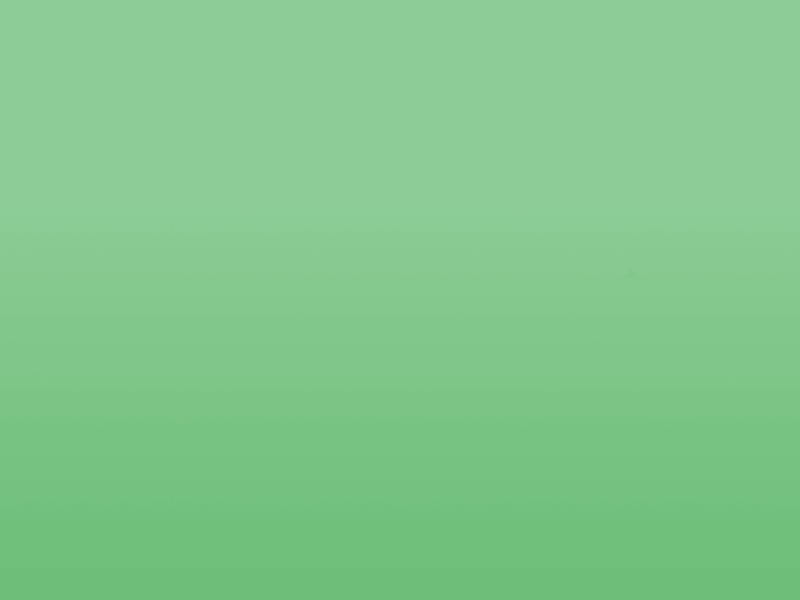
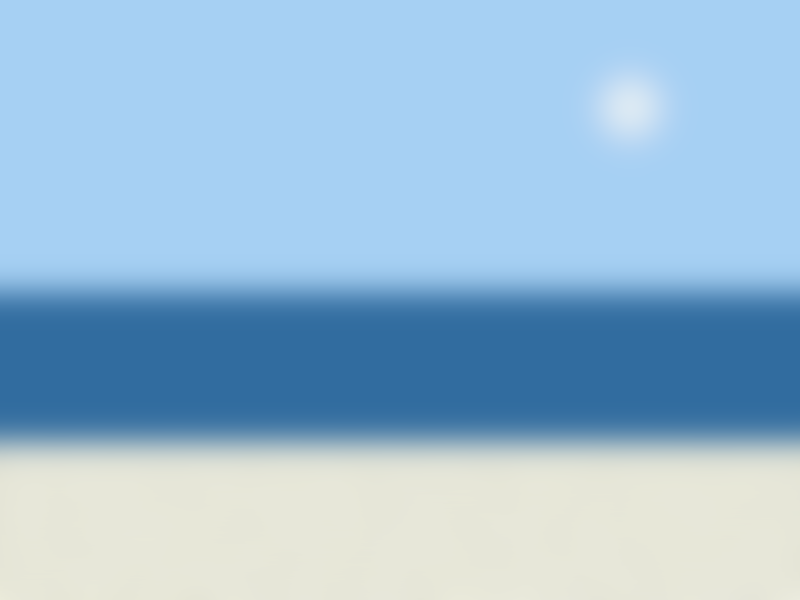
The second 800 x 600 image is a revision of the first. Changes to its layers:
added layer "Layer #1" above "Layer" over [0, 0, 800, 600]
added layer "Layer" above "Pasted Layer" over [0, 0, 800, 600]
painted on "Pasted Layer" over [0, 0, 800, 600]
